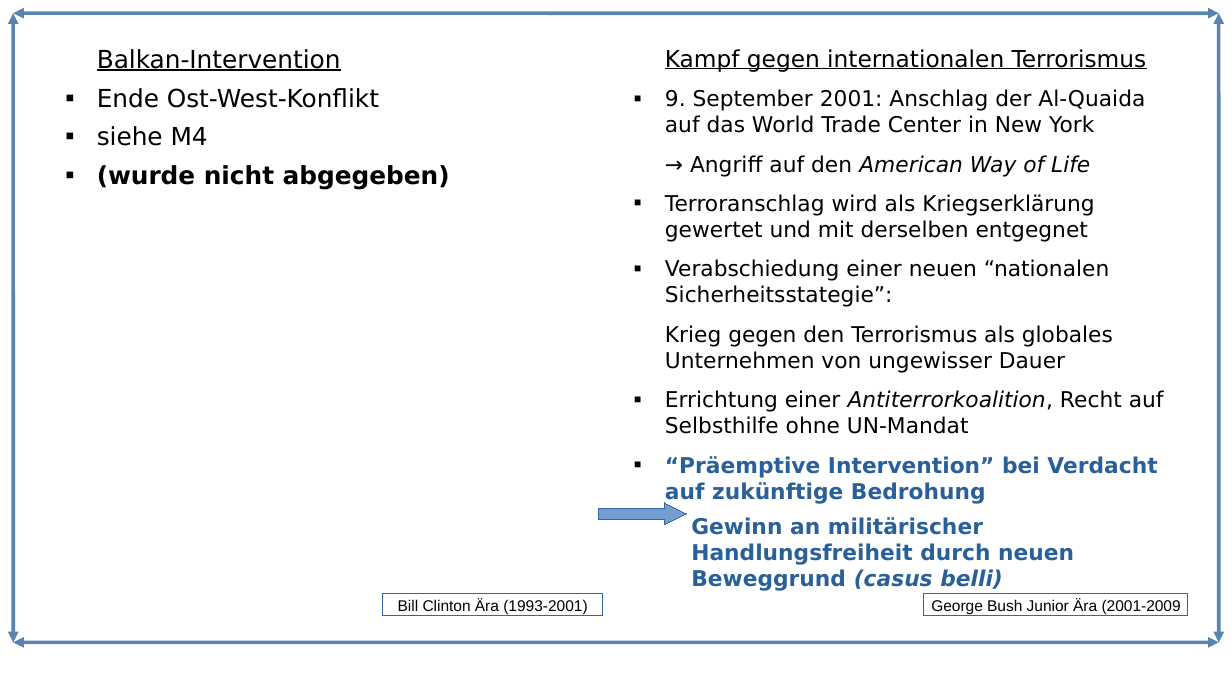
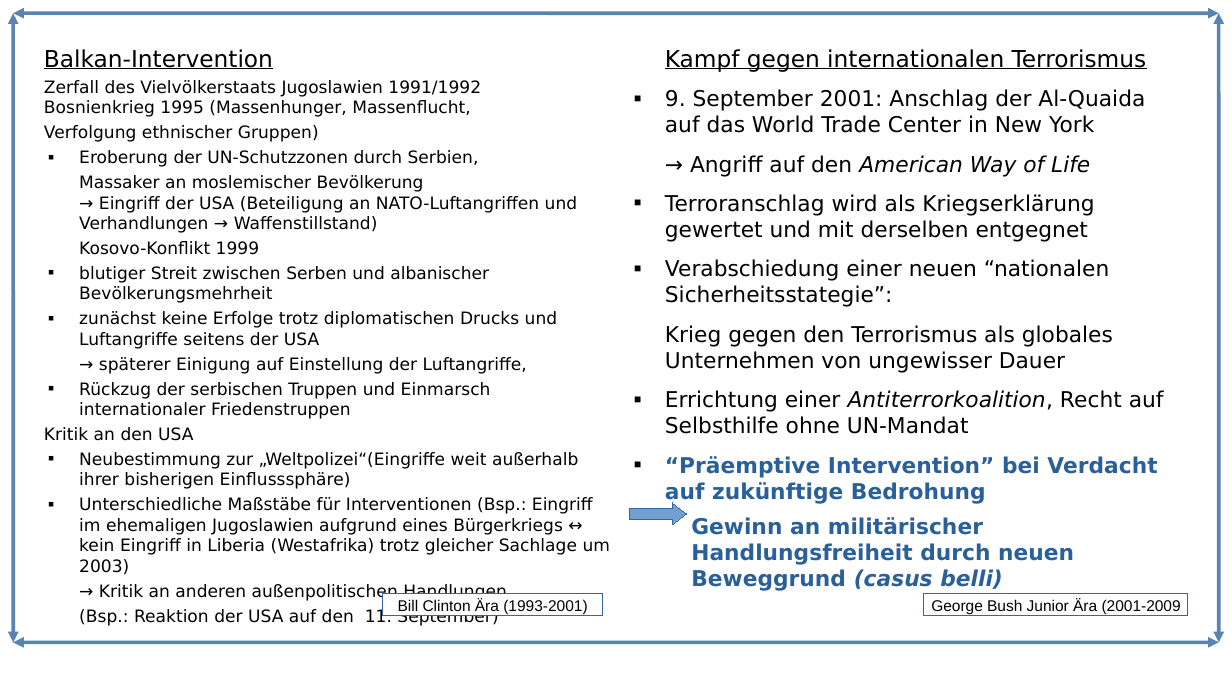
Before and after one commit to Lacrimus/Referat-Geschichte-USA-die-einzig-verbleibende-Weltmacht-, a slide deck: slide 2 of Handout-USA-Weltmacht.odp. Drawn at 1232x693 pixels with LibreOffice and Linux fonts; fonts in the diff are those of the drawing. Boxes give left, top, right and bottom in pixels: in the first picture for what was removed or moved away, otherwise in the second. Text is boxed around its words. In the diff, an @@ line names an element or a change of style, - is before the commit and + after.

```diff
--- a/Handout-USA-Weltmacht.odp
+++ b/Handout-USA-Weltmacht.odp
@@ text at (x1=44, y1=49, x2=273, y2=69): size 16 to 15 pt in "Balkan-Intervention"; indent changed; less space between paragraphs @@
@@ text "Balkan-Intervention" moved from (x1=97, y1=49, x2=450, y2=190) to (x1=44, y1=49, x2=610, y2=601) @@
@@ text at (x1=44, y1=80, x2=610, y2=601): text changed; size 16 to 11 pt @@
-■ Ende Ost-West-Konflikt
-■ siehe M4
-■ (wurde nicht abgegeben)
+Zerfall des Vielvölkerstaats Jugoslawien 1991/1992
+Bosnienkrieg 1995 (Massenhunger, Massenflucht,
+Verfolgung ethnischer Gruppen)
+■ Eroberung der UN-Schutzzonen durch Serbien,
+Massaker an moslemischer Bevölkerung
+→ Eingriff der USA (Beteiligung an NATO-Luftangriffen und Verhandlungen → Waffenstillstand)
+Kosovo-Konflikt 1999
+■ blutiger Streit zwischen Serben und albanischer Bevölkerungsmehrheit
+■ zunächst keine Erfolge trotz diplomatischen Drucks und Luftangriffe seitens der USA
+→ späterer Einigung auf Einstellung der Luftangriffe,
+■ Rückzug der serbischen Truppen und Einmarsch internationaler Friedenstruppen
+Kritik an den USA
+■ Neubestimmung zur „Weltpolizei“(Eingriffe weit außerhalb ihrer bisherigen Einflusssphäre)
+■ Unterschiedliche Maßstäbe für Interventionen (Bsp.: Eingriff im ehemaligen Jugoslawien aufgrund eines Bürgerkriegs ↔ kein Eingriff in Liberia (Westafrika) trotz gleicher Sachlage um 2003)
+→ Kritik an anderen außenpolitischen Handlungen
+(Bsp.: Reaktion der USA auf den 11. September)
@@ right arrow resized from (x1=598, y1=503, x2=686, y2=525) to (x1=631, y1=503, x2=688, y2=525) @@
@@ right arrow at (x1=631, y1=503, x2=688, y2=525): proportions changed @@
```
Also in this commit, not shown: 3 other files.
